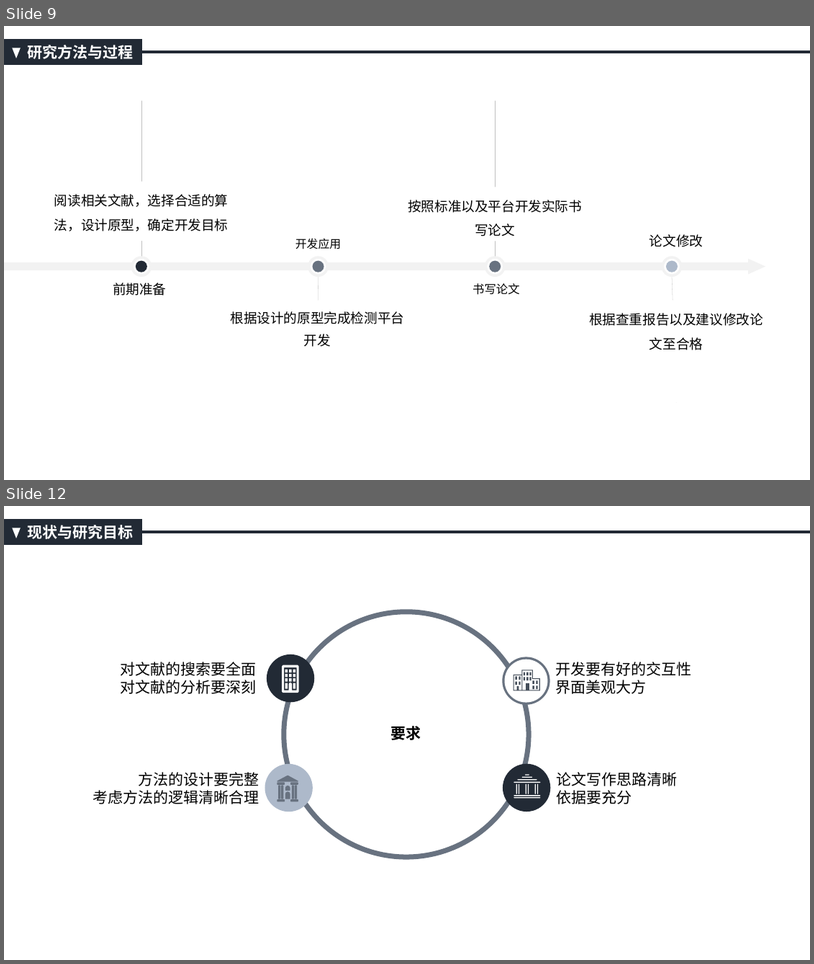
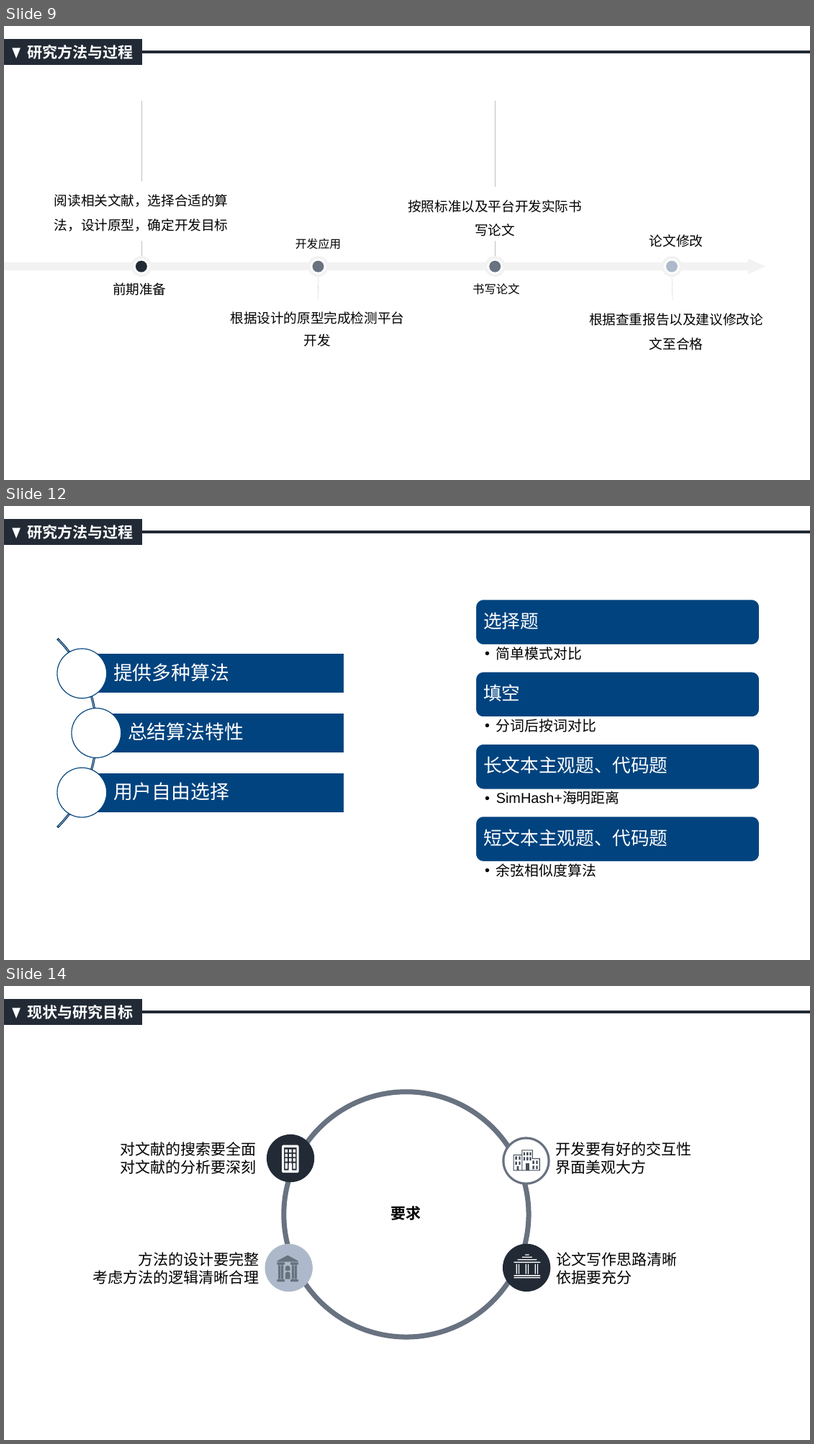
Before and after one commit to RuiqiYing/CodeSimility, a slide deck: docs/开题/开题答辩.pptx. Shown one above the other, each under a label of ours: slides 9 and 12 before the commit, slides 9, 12 and 14 after it; the slides between them are not shown. The pictures are 814x964 and 814x1444 pixels, drawn with LibreOffice and Linux fonts; fonts in the diff are those of the drawing. Boxes give left, top, right and bottom in pixels: in the first picture for what was removed or moved away, otherwise in the second. Text is boxed around its words. In the diff, an @@ line names an element or a change of style, - is before the commit and + after.

```diff
--- a/docs/开题/开题答辩.pptx
+++ b/docs/开题/开题答辩.pptx
@@ slide 12 added at (4,506,810,960), background #FFFFFF @@
@@ rectangle added at (4,519,142,544), fill #222A35, outline #222A35 1 pt @@
@@ text added at (27,525,133,539), 18 pt, text #FFFFFF, bold @@
+研究方法与过程
@@ triangle added at (12,528,21,538), fill #FFFFFF @@
@@ line added from (142, 532) to (810, 532), #222A35 3 pt @@
@@ group added at (4,599,345,867): 3 rectangles, 3 texts, 3 ellipses, 1 arch (boxed as its full ring) @@
+提供多种算法
+总结算法特性
+用户自由选择
@@ group added at (476,599,759,877): 8 texts, 4 rounded rectangles @@
+选择题
+  • 简单模式对比
+填空
+  • 分词后按词对比
+长文本主观题、代码题
+  • SimHash+海明距离
+短文本主观题、代码题
+  • 余弦相似度算法
@@ what was slide 12 is now slide 14 @@
```
Also in this commit, not shown: 3 slides changed, 1 other slide added, 5 other files.
